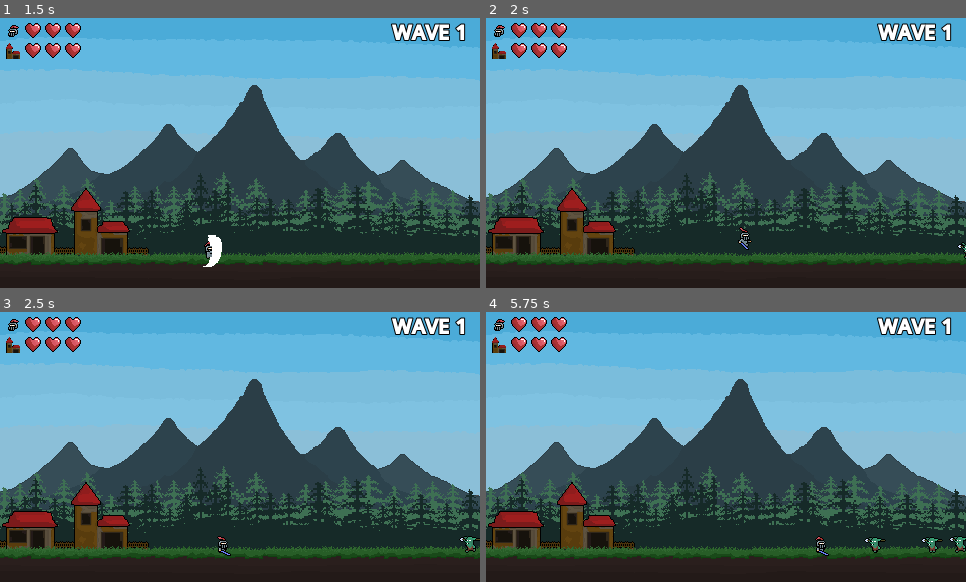
Above: before the commit, frames 1-4 (two rows, left to right).
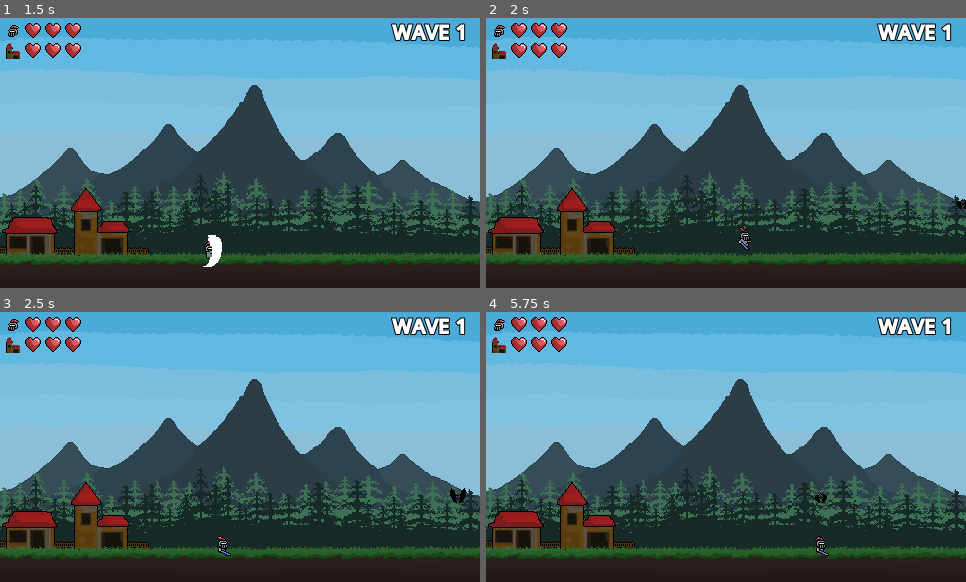
Above: after the commit, the same moments.

Repository: RadoslawG123/WavesOfMonsters
Game: Godot game, scene res://Scenes/main.tscn
The game is run twice, just before and just after one commit, with the same random seed, the same clock (stepped at 60 frames per second) and the same inputs.
Inputs:
- Up to frame 1 (1.5 s): hold D (RightMove) from 0.53 s (still down); tap Space (Attack) at 0.6, 1.35 s; tap W (Jump) at 0.77 s
- Up to frame 2 (2 s): keep holding D (RightMove); tap W (Jump) at 1.52 s
- Up to frame 3 (2.5 s): release D (RightMove) at 2.03 s; hold A (LeftMove) from 2.03 s (still down); tap Space (Attack) at 2.1 s
- Up to frame 4 (5.75 s): release A (LeftMove) at 2.78 s; hold D (RightMove) 2.78-4.28 s; tap Space (Attack) every 0.75 s from 2.85 to 5.1 s; tap W (Jump) at 3.02, 3.77, 4.52 s; hold A (LeftMove) 4.28-5.03 s; hold D (RightMove) from 5.03 s (still down)

Frame 1 is identical in both runs. In frame 2, less than 0.1% of the frame differs, in the area x 98-100%, y 67-90%; in frame 3, 0.3%; in frame 4, 0.5%, in the area x 68-100%, y 67-90%.

Commit message:
Rebuild monster_generator code. Now the admin can use json file to add easily informations about each wave.

Diff:
--- /dev/null
+++ b/Assets/Waves/waves_schedule.json
@@ -0,0 +1,27 @@
+{
+	"1": {
+		"slime": 2,
+		"bat": 1,
+		"spear_goblin": 0
+	},
+	"2": {
+		"slime": 3,
+		"bat": 3,
+		"spear_goblin": 0
+	},
+	"3": {
+		"slime": 2,
+		"bat": 3,
+		"spear_goblin": 2
+	},
+	"4": {
+		"slime": 3,
+		"bat": 5,
+		"spear_goblin": 5
+	},
+	"5": {
+		"slime": 5,
+		"bat": 10,
+		"spear_goblin": 10
+	},
+}
--- a/Scenes/main.tscn
+++ b/Scenes/main.tscn
@@ -128,6 +128,7 @@
 
 [node name="AudioStreamPlayer2D" type="AudioStreamPlayer2D" parent="." unique_id=1195678830]
 stream = ExtResource("7_6bp64")
+autoplay = true
 parameters/looping = true
 
 [node name="MonsterGenerator" parent="." unique_id=1461595443 instance=ExtResource("6_21xkr")]
--- a/Scripts/Others/monster_generator.gd
+++ b/Scripts/Others/monster_generator.gd
@@ -17,25 +17,25 @@
 @export var slime: PackedScene
 
 ## Normal variables
-var wave := 1
+var wave_id := 1
 var enemies_alive := 0
-var wave_enemies: Dictionary[PackedScene, int]
+var wave_schedule: Dictionary
+var wave_enemies: Dictionary
 
 
 ######################################### Main functions #########################################
 
 ## Called when the node enters the scene tree for the first time.
 func _ready() -> void:
-	wave_enemies = {spear_goblin: 30}
+	wave_schedule = load_data_from_json("res://Assets/Waves/waves_schedule.json")
+	transform_data_from_json()
+	wave_enemies = wave_schedule[str(wave_id)]
 	spawn_colldawn.start()
-	count_enemies()
+	count_enemies(wave_id)
 
 ## Called every frame. 'delta' is the elapsed time since the previous frame.
 func _process(delta: float) -> void:
 	pass
-
-#func handle_waves():
-	#if wave
 
 ## Spawn Monster
 func spawn_monster():
@@ -46,6 +46,11 @@
 	# pick random monster from enemies attached to current wave
 	var random_monster = wave_enemies.keys().pick_random()
 	var new_monster
+
+	#while wave_enemies[random_monster] <= 0:
+		#random_monster = wave_enemies.keys().pick_random()
+		#if wave_enemies[random_monster] <= 0:
+			#wave_enemies.erase(random_monster)
 
 	wave_enemies[random_monster] -= 1
 
@@ -90,9 +95,57 @@
 	return edge_positions
 
 ## Count Enemies: counting all enemies
-func count_enemies():
-	for num_of_enemy in wave_enemies.values():
+func count_enemies(wave_id):
+	for num_of_enemy in wave_schedule[str(wave_id)].values():
 		enemies_alive += num_of_enemy
+
+## Load Data From JSON: loading JSON file
+func load_data_from_json(path: String) -> Dictionary:
+	if not FileAccess.file_exists(path):
+		print("File does not exist:", path)
+		return {}
+
+	var file = FileAccess.open(path, FileAccess.READ)
+	if file == null:
+		print("Error! with open a file:", FileAccess.get_open_error())
+		return {}
+
+	var json_string = file.get_as_text()
+	file.close()
+
+	var data = JSON.parse_string(json_string)
+
+	if data is Dictionary:
+		return data
+	else:
+		print("Error! Bad file formatting as JSON.")
+		return {}
+
+## Transform Data From JSON: Transofrming some of strings in dictionary to packed scene monsters
+func transform_data_from_json():
+	# Dictionary to map name to scene in wave_schedule
+	var name_to_scene = {
+		"slime": slime,
+		"bat": bat,
+		"spear_goblin": spear_goblin
+	}
+
+	for wave in wave_schedule:
+		var old_dict = wave_schedule[wave]
+		var new_dict = {}
+
+		for key in old_dict.keys():
+			if key in name_to_scene.keys():
+				var packed_scene = name_to_scene[key]
+				var amount = old_dict[key]
+				if amount == 0:
+					continue
+				new_dict[packed_scene] = amount
+
+		wave_schedule[wave] = new_dict
+
+# Przykład użycia:
+# var loaded_data = load_data_from_file("user://savegame.json")
 
 ######################################### Signal functions #########################################
 
@@ -113,7 +166,7 @@
 
 ## Emitted when the wave ends
 func _on_wave_ended() -> void:
-	wave += 1
-	UI.change_wave_number(wave)
-	wave_enemies = {slime: 10, bat: 10, spear_goblin: 10}
-	count_enemies()
+	wave_id += 1
+	UI.change_wave_number(wave_id)
+	wave_enemies = wave_schedule[str(wave_id)]
+	count_enemies(wave_id)
--- a/Scripts/Others/ui.gd
+++ b/Scripts/Others/ui.gd
@@ -17,7 +17,7 @@
 
 ## READY: Called when the node enters the scene tree for the first time.
 func _ready() -> void:
-	wave = get_tree().get_first_node_in_group("MonsterGenerator").wave
+	wave = get_tree().get_first_node_in_group("MonsterGenerator").wave_id
 
 
 ## PROCESS: Called every frame. 'delta' is the elapsed time since the previous frame.
